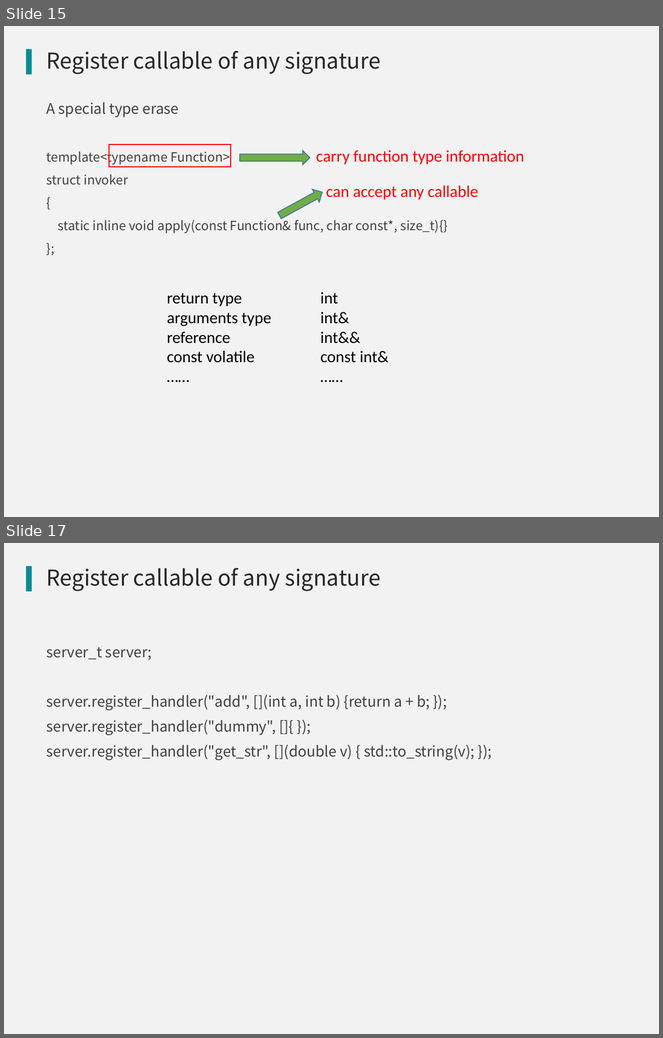
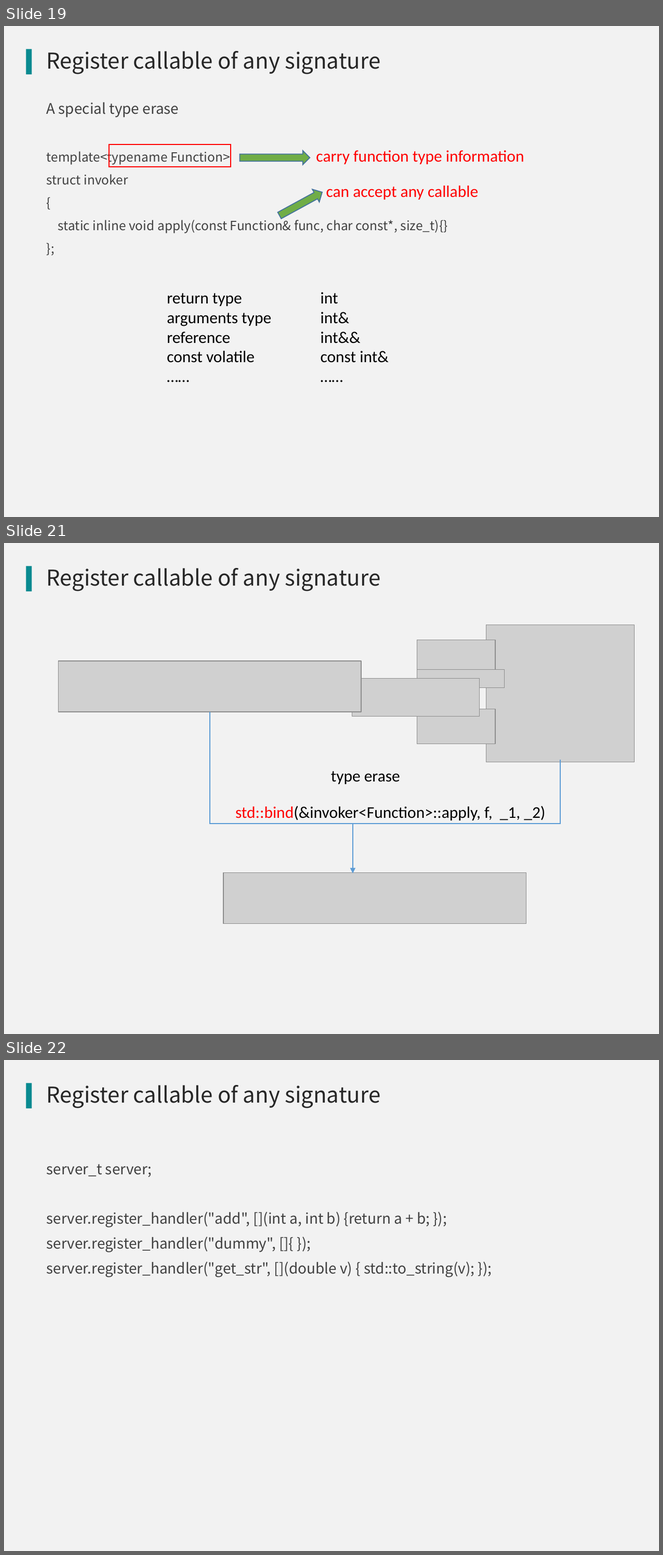
Before and after one commit to qicosmos/cppnow2017-ppt, a slide deck: An easy to use RPC framework implemented by c++11 and c++14.pptx. Shown one above the other, each under a label of ours: slides 15 and 17 before the commit, slides 19, 21 and 22 after it; the slides between them are not shown. The pictures are 663x1038 and 663x1555 pixels, drawn with LibreOffice and Linux fonts; fonts in the diff are those of the drawing; grey boxes stand for pictures; background and template pictures are left out. Boxes give left, top, right and bottom in pixels: in the first picture for what was removed or moved away, otherwise in the second. Text is boxed around its words. In the diff, an @@ line names an element or a change of style, - is before the commit and + after.

```diff
--- a/An easy to use RPC framework implemented by c++11 and c++14.pptx
+++ b/An easy to use RPC framework implemented by c++11 and c++14.pptx
@@ slide 21 added at <box>4,543,659,1034</box>, background #F2F2F2; not listed: 1 template element that a slide beside it also shows @@
@@ title added at <box>47,568,380,591</box>, 24 pt, text #262626 @@
+Register callable of any signature
@@ picture added at <box>486,625,634,762</box> @@
@@ picture added at <box>417,640,495,672</box> @@
@@ picture added at <box>59,661,361,712</box> @@
@@ picture added at <box>352,679,479,717</box> @@
@@ picture added at <box>417,669,504,688</box> @@
@@ elbow line added from (210, 712) to (359, 823), #5B9BD5 1 pt @@
@@ picture added at <box>417,709,495,744</box> @@
@@ elbow line added from (560, 760) to (353, 823), #5B9BD5 1 pt @@
@@ text added at <box>331,771,400,784</box>, 18 pt, text #000000 @@
+type erase
@@ text added at <box>235,806,545,821</box>, 18 pt, text #000000 @@
+std::bind(&invoker<Function>::apply, f, _1, _2)
@@ arrow added from (353, 823) to (353, 874), #5B9BD5 1 pt @@
@@ picture added at <box>223,873,526,924</box> @@
@@ what was slide 15 is now slide 19 @@
@@ what was slide 17 is now slide 22 @@
```
Also in this commit, not shown: 6 slides changed, 10 other slides added, 3 slides removed.
